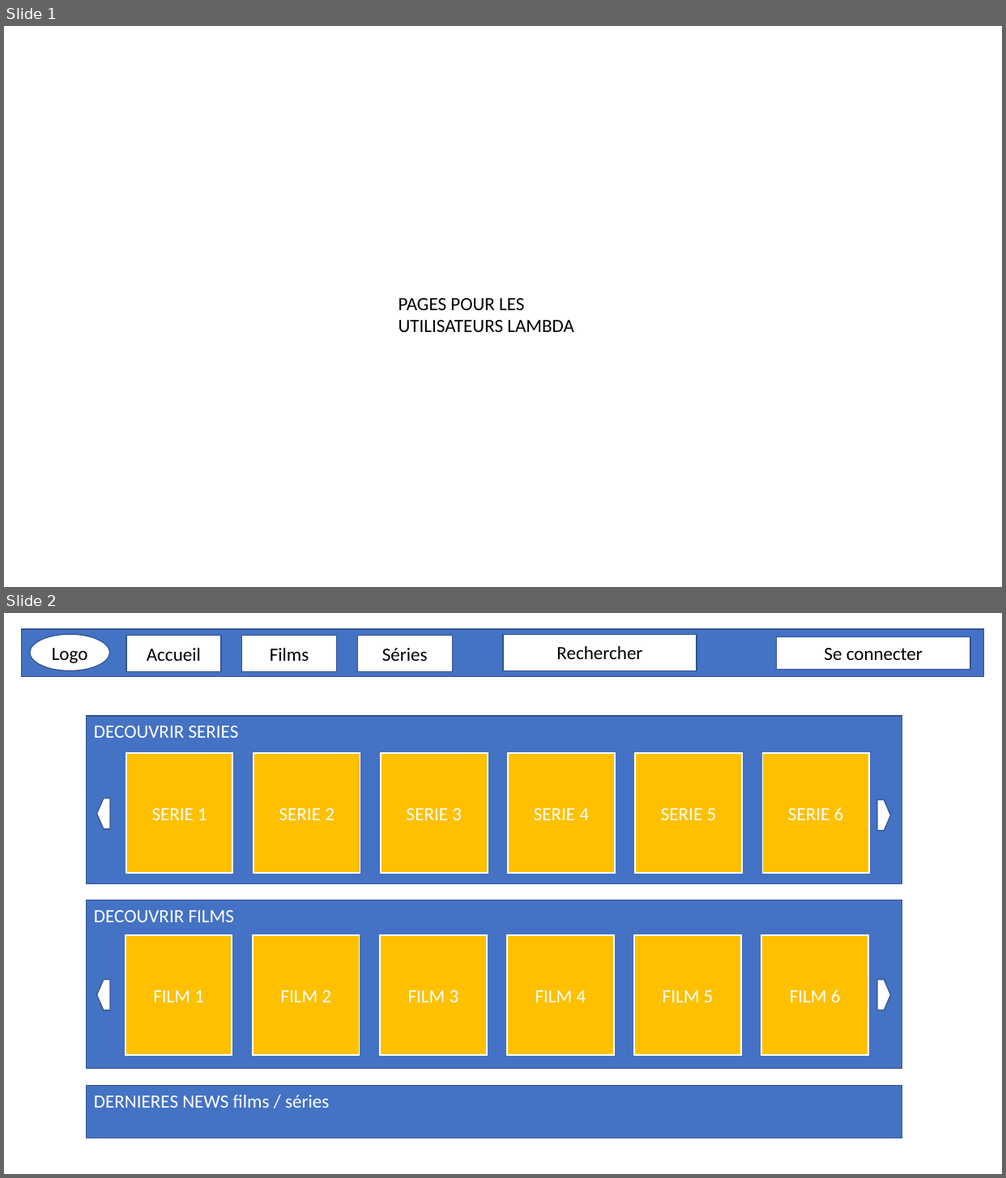
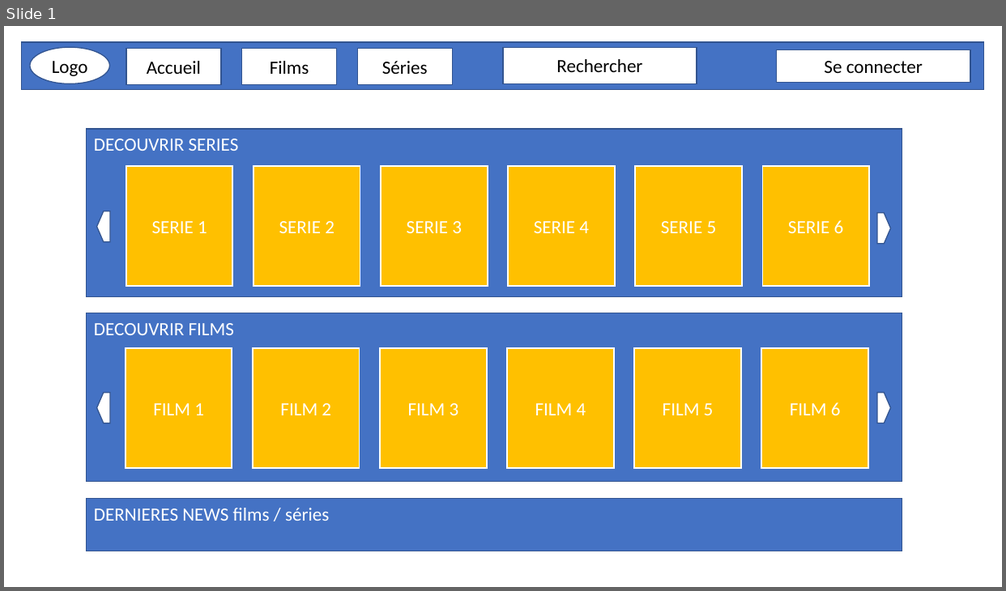
Before and after one commit to MartinBriday/PFF_WatchNow, a slide deck: docs/Projet_Preview.pptx. Shown one above the other, each under a label of ours: slides 1 and 2 before the commit, slide 1 after it. The pictures are 1006x1178 and 1006x591 pixels, drawn with LibreOffice and Linux fonts; fonts in the diff are those of the drawing. Boxes give left, top, right and bottom in pixels: in the first picture for what was removed or moved away, otherwise in the second. Text is boxed around its words. In the diff, an @@ line names an element or a change of style, - is before the commit and + after.

```diff
--- a/docs/Projet_Preview.pptx
+++ b/docs/Projet_Preview.pptx
@@ slide 1 removed at [4,26,1002,587], background #FFFFFF @@
@@ text removed at [398,298,574,332] @@
-PAGES POUR LES UTILISATEURS LAMBDA
@@ what was slide 2 is now slide 1 @@
```
Also in this commit, not shown: 2 slides changed, 1 slide added, 3 other slides removed, 23 other files.
